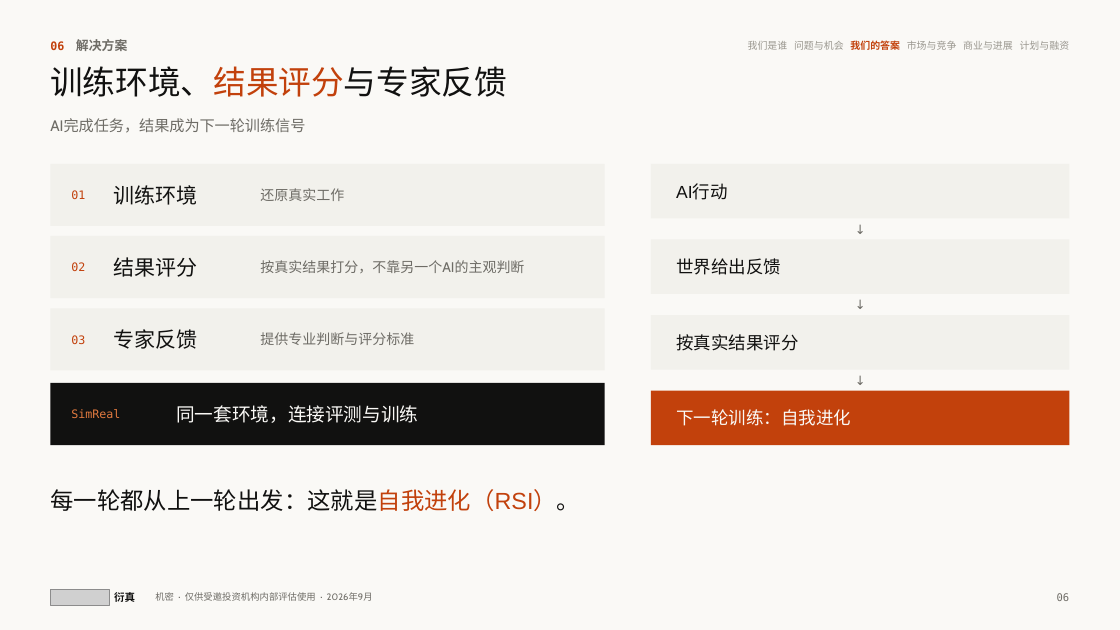
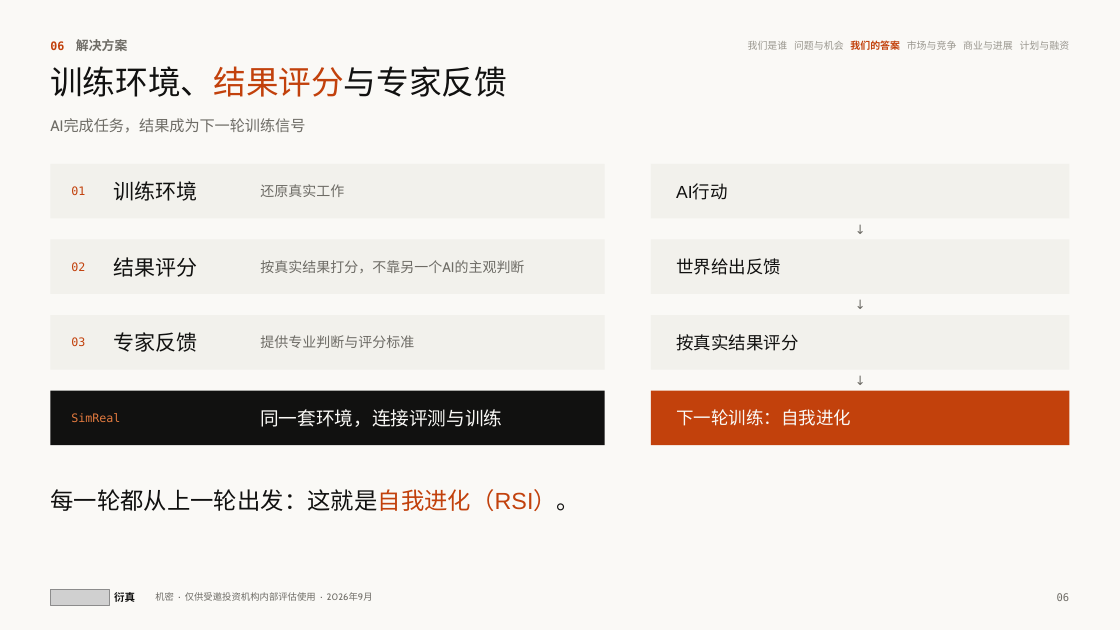
Before and after one commit to wangchen0802/Delta1, a slide deck: slide 6 of SimReal-BP-v26.pptx. Drawn at 1120x630 pixels with LibreOffice and Linux fonts; fonts in the diff are those of the drawing; grey boxes stand for pictures. Boxes give left, top, right and bottom in pixels: in the first picture for what was removed or moved away, otherwise in the second. Text is boxed around its words. In the diff, an @@ line names an element or a change of style, - is before the commit and + after.

```diff
--- a/SimReal-BP-v26.pptx
+++ b/SimReal-BP-v26.pptx
@@ rectangle: place and size @@
-rectangle at [50,164,605,226]
+rectangle at [50,164,605,218]
@@ text "01": place and size @@
-text "01" at [71,190,85,199]
+text "01" at [71,186,85,195]
@@ text "训练环境": place and size @@
-text "训练环境" at [113,185,197,205]
+text "训练环境" at [113,181,197,201]
@@ text "还原真实工作": place and size @@
-text "还原真实工作" at [260,188,344,201]
+text "还原真实工作" at [260,184,344,197]
@@ rectangle: place and size @@
-rectangle at [50,308,605,371]
+rectangle at [50,315,605,370]
@@ rectangle: place and size @@
-rectangle at [50,383,605,445]
+rectangle at [50,391,605,445]
@@ text "SimReal": place and size @@
-text "SimReal" at [71,409,120,418]
+text "SimReal" at [71,413,120,422]
@@ text "同一套环境，连接评测与训练": place and size @@
-text "同一套环境，连接评测与训练" at [176,405,418,423]
+text "同一套环境，连接评测与训练" at [260,409,502,427]
```
Also in this commit, not shown: 15 other slides changed, 3 other files.
